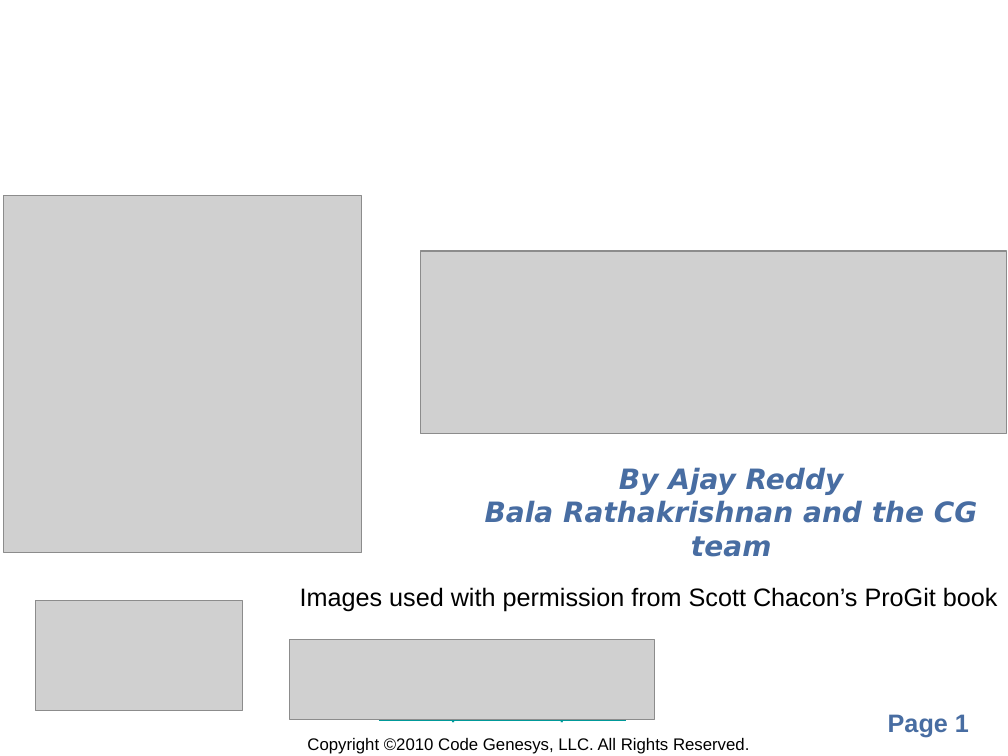
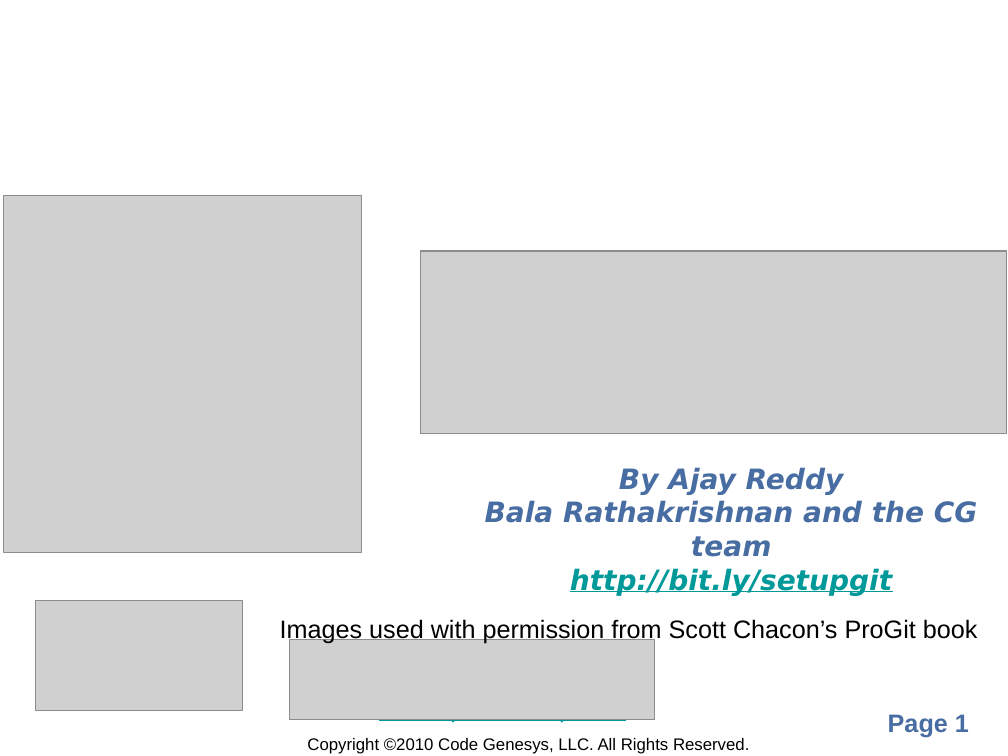
Before and after one commit to balarkrishnan/organizational, a slide deck: slide 1 of GitHub.pptx. Drawn at 1008x756 pixels with LibreOffice and Linux fonts; fonts in the diff are those of the drawing; grey boxes stand for pictures; background and template pictures are left out. Boxes give left, top, right and bottom in pixels: in the first picture for what was removed or moved away, otherwise in the second. Text is boxed around its words. In the diff, an @@ line names an element or a change of style, - is before the commit and + after.

```diff
--- a/GitHub.pptx
+++ b/GitHub.pptx
@@ text at bbox=[570, 568, 892, 596]: paragraph added @@
+http://bit.ly/setupgit
@@ text "Images used with permission from ...": place and size @@
-text "Images used with permission from ..." at bbox=[300, 587, 998, 612]
+text "Images used with permission from ..." at bbox=[280, 619, 978, 644]
```
Also in this commit, not shown: 3 other slides changed.
